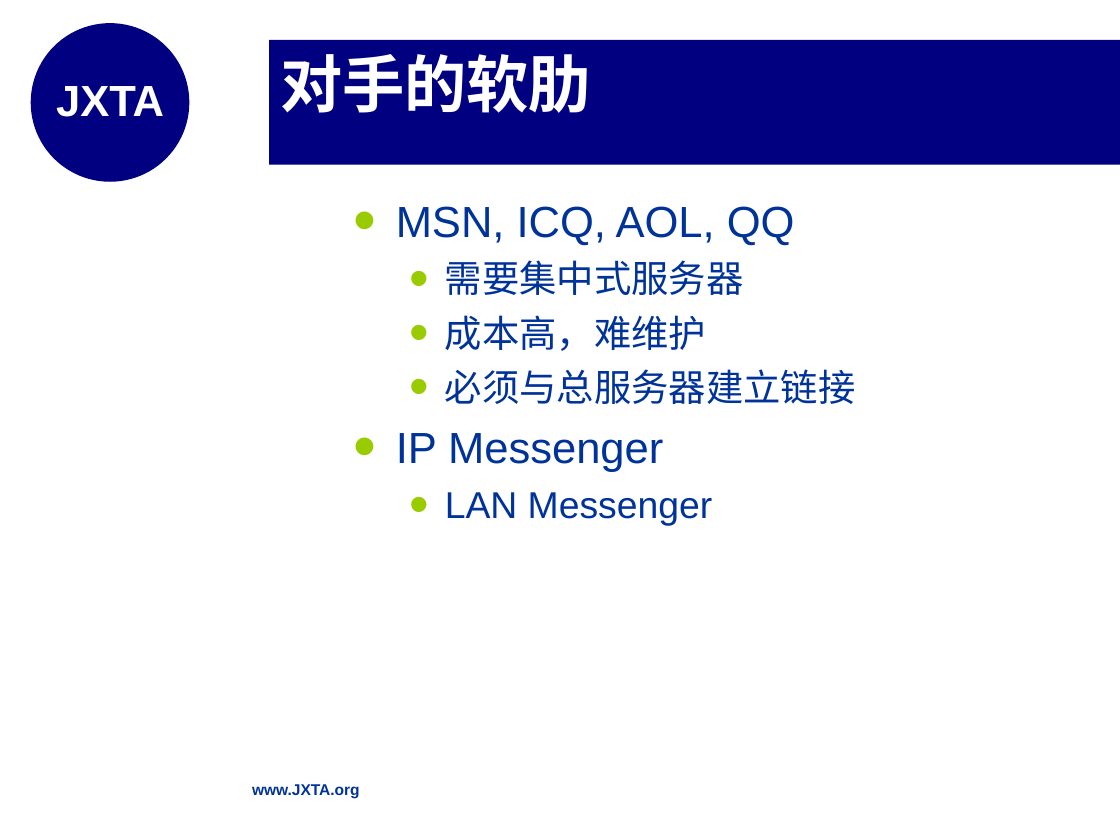
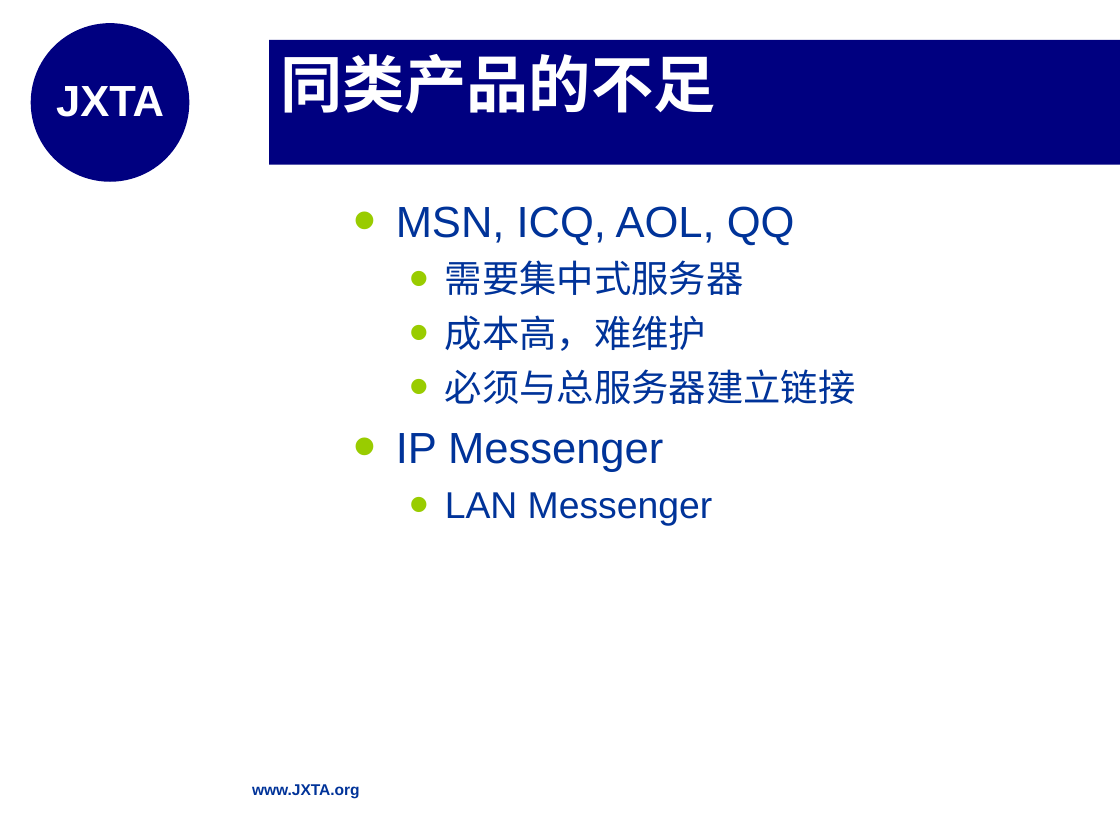
Before and after one commit to shanboli/finalprojectdocbackup, a slide deck: slide 11 of 1.0/李善博毕设答辩.ppt (slide 6 before the commit). Drawn at 1120x840 pixels with LibreOffice and Linux fonts; fonts in the diff are those of the drawing; background and template pictures are left out. Boxes give left, top, right and bottom in pixels: in the first picture for what was removed or moved away, otherwise in the second. Text is boxed around its words. In the diff, an @@ line names an element or a change of style, - is before the commit and + after.

```diff
--- a/1.0/李善博毕设答辩.ppt
+++ b/1.0/李善博毕设答辩.ppt
@@ title at (x1=280, y1=54, x2=715, y2=113): text changed @@
-对手的软肋
+同类产品的不足
```
Also in this commit, not shown: 12 other slides changed, 13 slides added, 8 slides removed.
